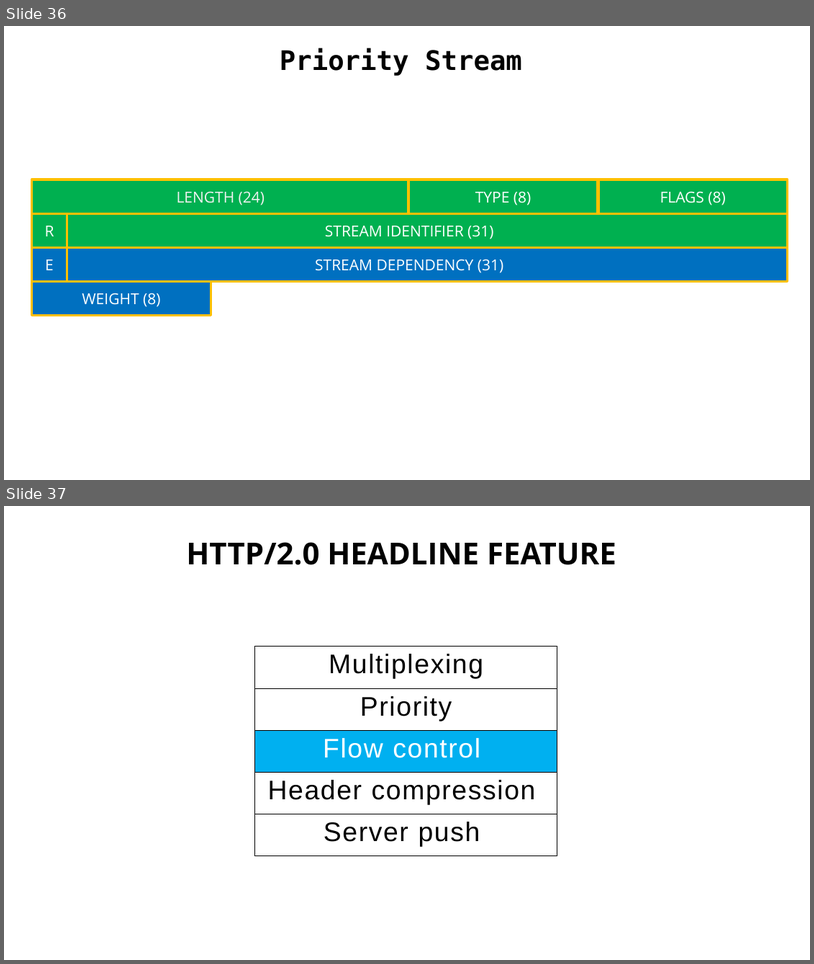
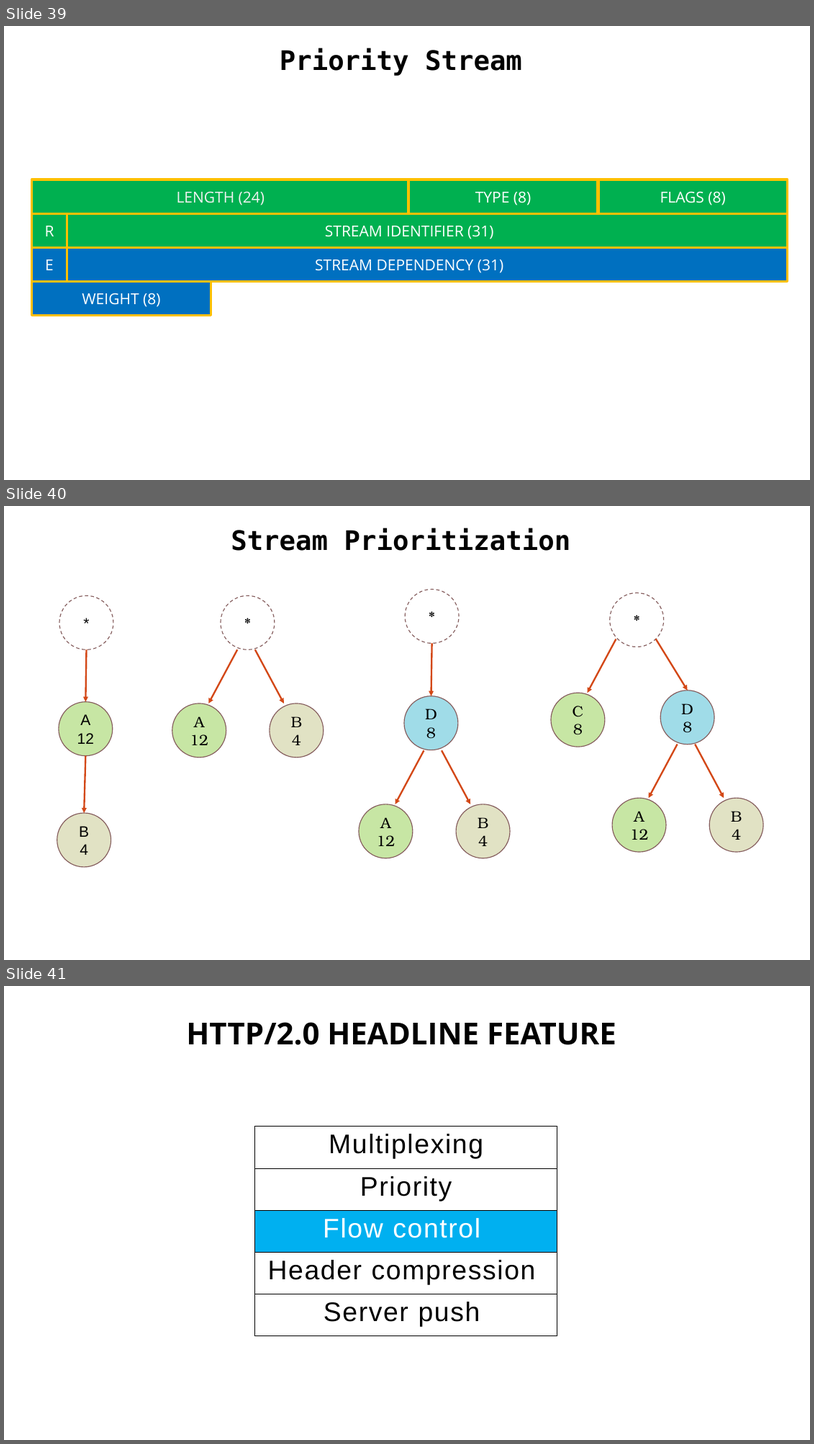
Before and after one commit to Zenon8/http2-inv, a slide deck: presentation/Http2 - Kotlin.pptx. Shown one above the other, each under a label of ours: slides 36 and 37 before the commit, slides 39, 40 and 41 after it. The pictures are 814x964 and 814x1444 pixels, drawn with LibreOffice and Linux fonts; fonts in the diff are those of the drawing; background and template pictures are left out. Boxes give left, top, right and bottom in pixels: in the first picture for what was removed or moved away, otherwise in the second. Text is boxed around its words. In the diff, an @@ line names an element or a change of style, - is before the commit and + after.

```diff
--- a/presentation/Http2 - Kotlin.pptx
+++ b/presentation/Http2 - Kotlin.pptx
@@ slide 40 added at [4,506,810,960], background #FFFFFF @@
@@ text added at [231,528,571,551], 32 pt, text #000000, bold @@
+Stream Prioritization
@@ group added at [172,595,324,757]: 3 ellipses, 2 arrows @@
+*
+A
+12
+B
+4
@@ group added at [359,590,510,858]: 4 ellipses, 3 arrows @@
+*
+A
+12
+B
+4
+D
+8
@@ group added at [551,593,764,852]: 5 ellipses, 4 arrows @@
+*
+A
+12
+B
+4
+D
+8
+С
+8
@@ group added at [57,595,113,867]: 3 ellipses, 2 arrows @@
+*
+A
+12
+B
+4
@@ what was slide 36 is now slide 39 @@
@@ what was slide 37 is now slide 41 @@
```
Also in this commit, not shown: 7 slides changed, 6 other slides added, 4 slides removed, 4 other files.
